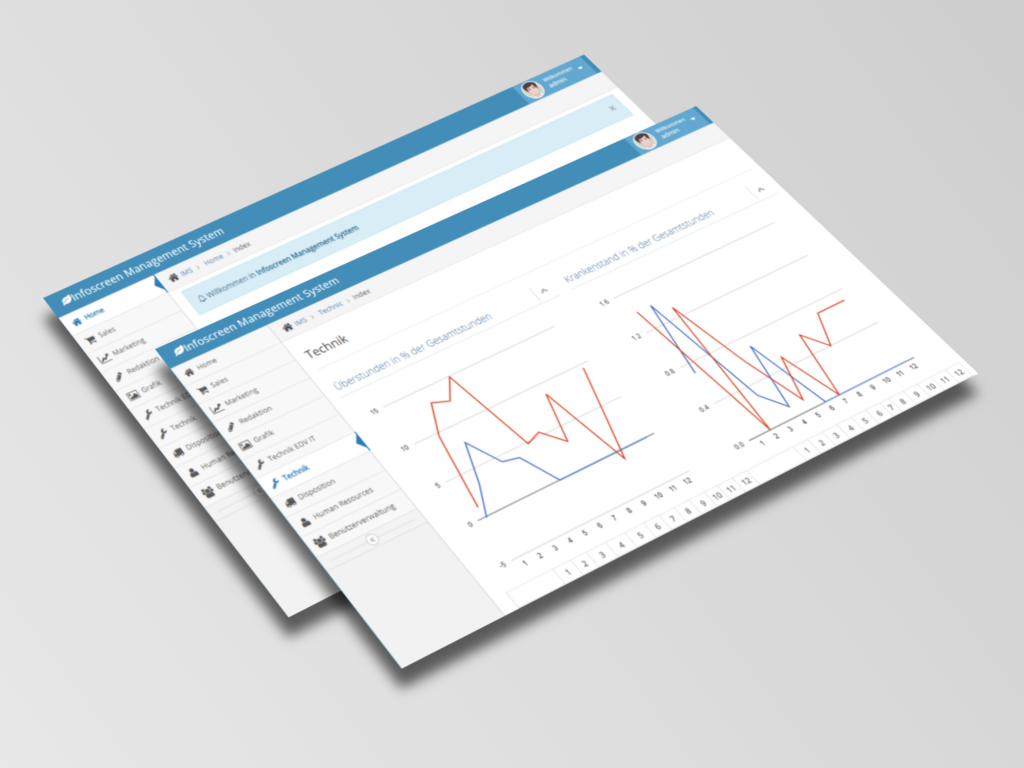
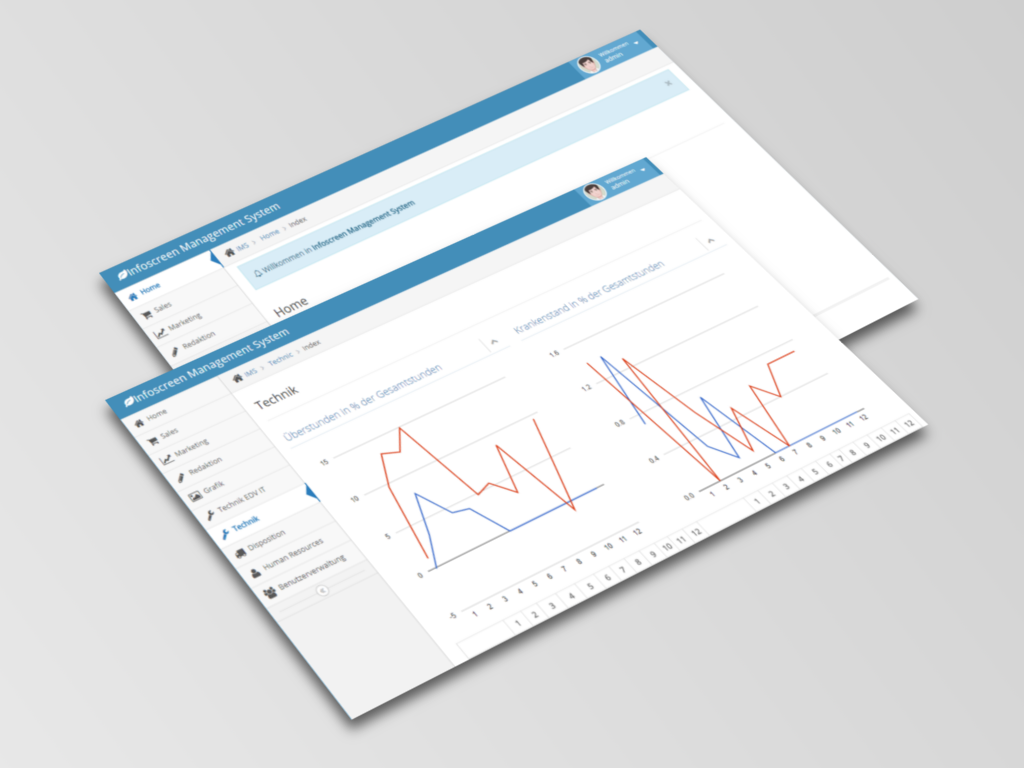
The second 1024 × 768 image is a revision of the first. Changes to its layers:
painted on "Drop Shadow #1" over [left=91, top=105, right=987, bottom=740]
painted on "Drop Shadow" over [left=34, top=29, right=933, bottom=652]
painted on "Layer" over [left=34, top=29, right=987, bottom=740]
